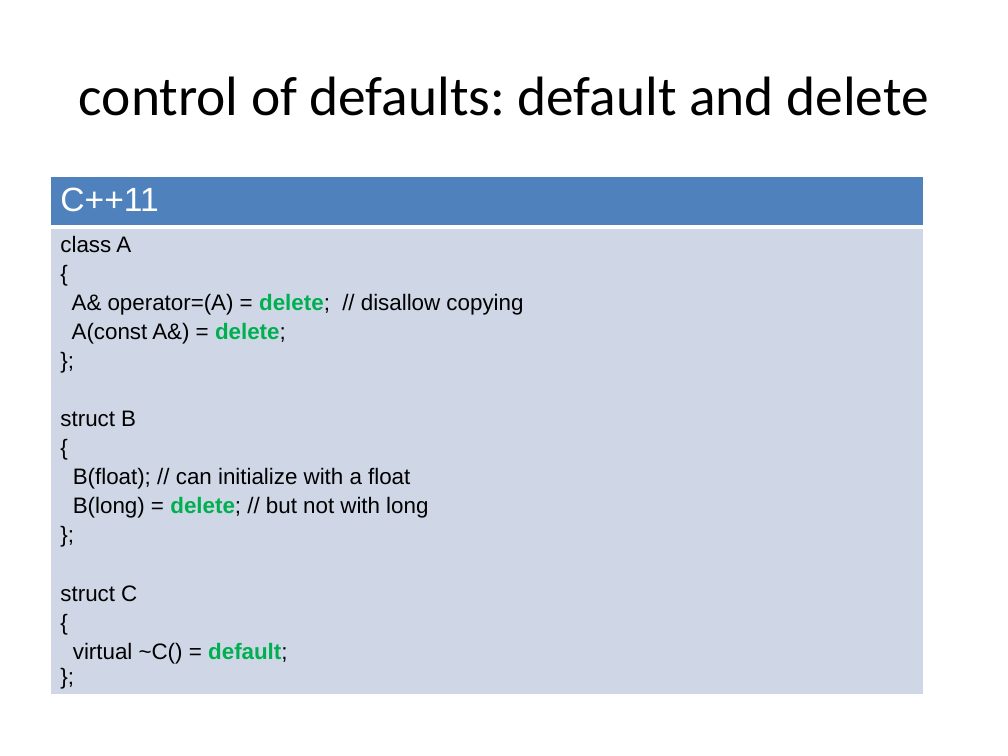
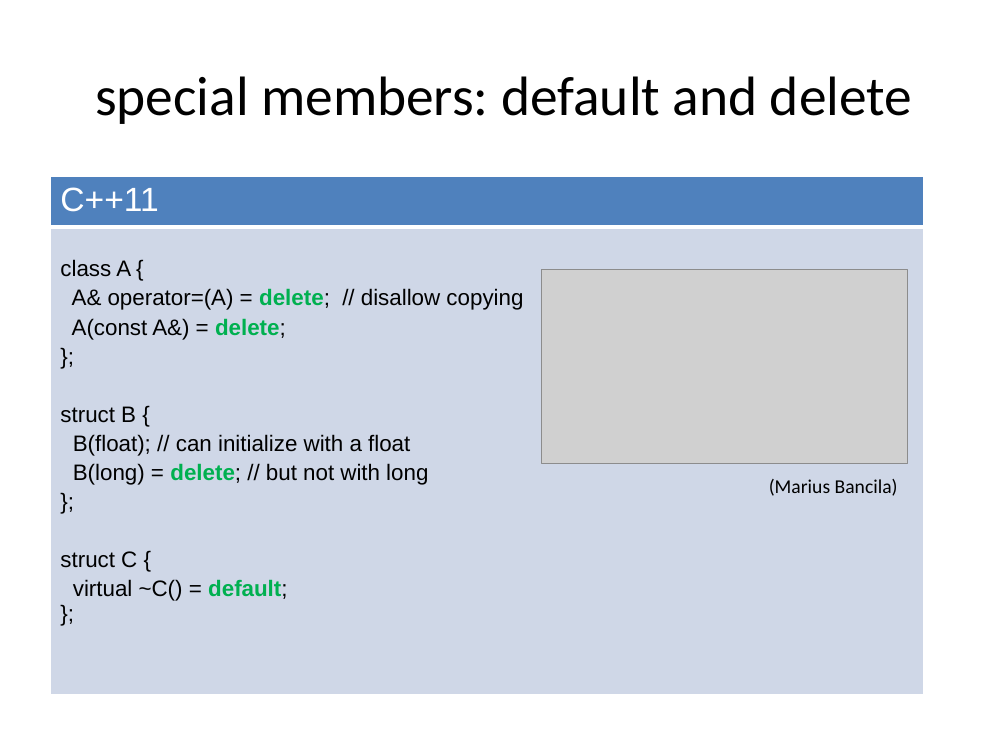
Before and after one commit to xtofl/cpp11training, a slide deck: slide 34 of slides/1.coreextensions-c11-121213071023-phpapp02-reordered.pptx (slide 30 before the commit). Drawn at 1008x756 pixels with LibreOffice and Linux fonts; fonts in the diff are those of the drawing; grey boxes stand for pictures. Boxes give left, top, right and bottom in pixels: in the first picture for what was removed or moved away, otherwise in the second. Text is boxed around its words. In the diff, an @@ line names an element or a change of style, - is before the commit and + after.

```diff
--- a/slides/1.coreextensions-c11-121213071023-phpapp02-reordered.pptx
+++ b/slides/1.coreextensions-c11-121213071023-phpapp02-reordered.pptx
@@ title at [95, 76, 912, 124]: text changed @@
-control of defaults: default and delete
+special members: default and delete
@@ table at [50, 176, 924, 605] @@
-row 2, column 1: class A / { / A& operator=(A) = delete; // disallow copying / A(const A&) = delete; / }; / struct B / { / B(float); // can initialize with a float / B(long) = delete; // but not with long / }; / struct C / { / virtual ~C() = default; };
+row 2, column 1: class A { / A& operator=(A) = delete; // disallow copying / A(const A&) = delete; / }; / struct B { / B(float); // can initialize with a float / B(long) = delete; // but not with long / }; / struct C { / virtual ~C() = default; };
@@ picture added at [542, 270, 908, 464] @@
@@ text added at [769, 479, 898, 496], 14 pt, text #000000 @@
+(Marius Bancila)
```
Also in this commit, not shown: 22 other slides changed, 11 slides added, 2 other files.
